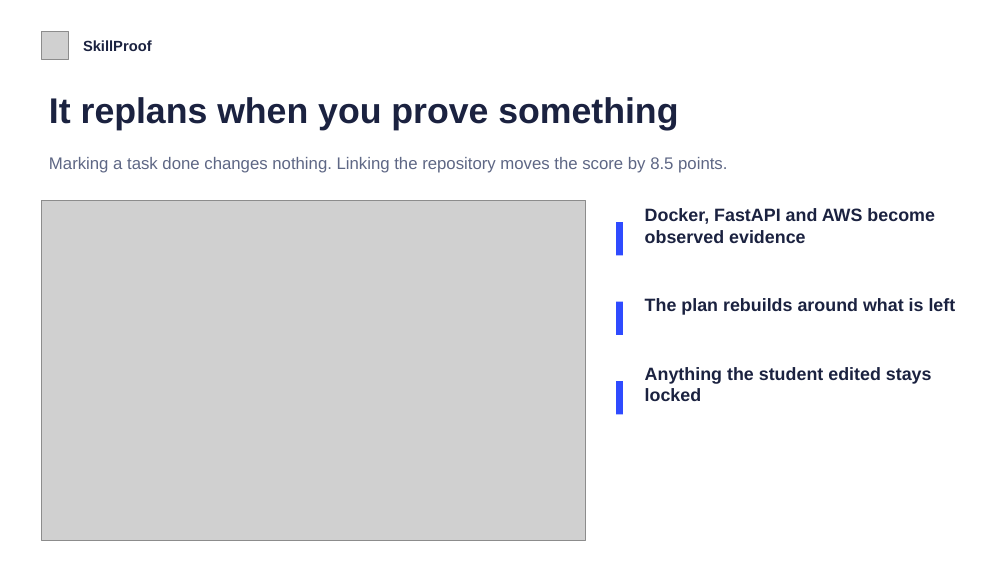
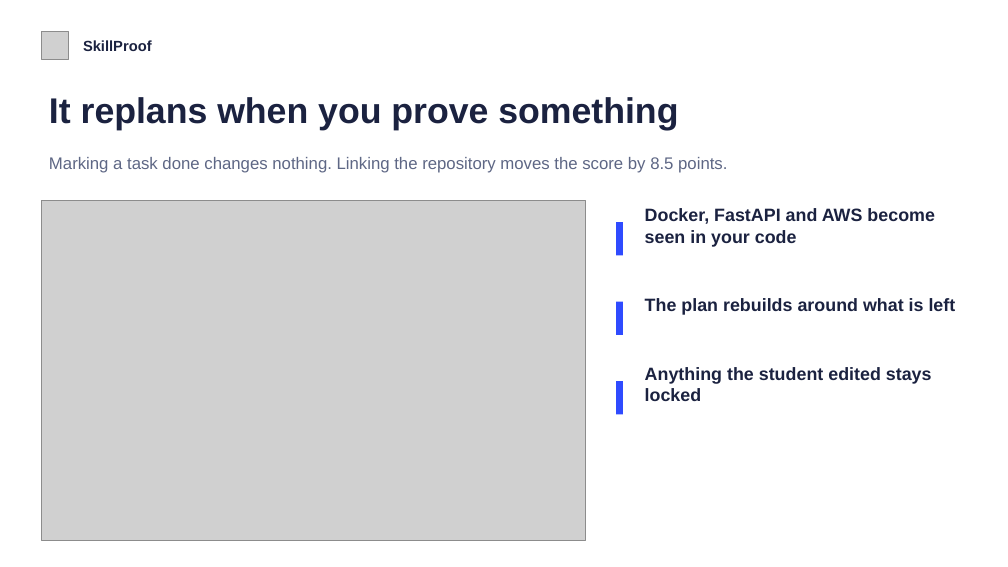
Before and after one commit to shubhamverma-devx/skillproof, a slide deck: slide 9 of docs/SkillProof_Pitch.pptx. Drawn at 1008x567 pixels with LibreOffice and Linux fonts; fonts in the diff are those of the drawing; grey boxes stand for pictures. Boxes give left, top, right and bottom in pixels: in the first picture for what was removed or moved away, otherwise in the second. Text is boxed around its words. In the diff, an @@ line names an element or a change of style, - is before the commit and + after.

```diff
--- a/docs/SkillProof_Pitch.pptx
+++ b/docs/SkillProof_Pitch.pptx
@@ text at [645,208,935,247]: text changed @@
-Docker, FastAPI and AWS become observed evidence
+Docker, FastAPI and AWS become seen in your code
```
Also in this commit, not shown: 6 other slides changed, 57 other files.
